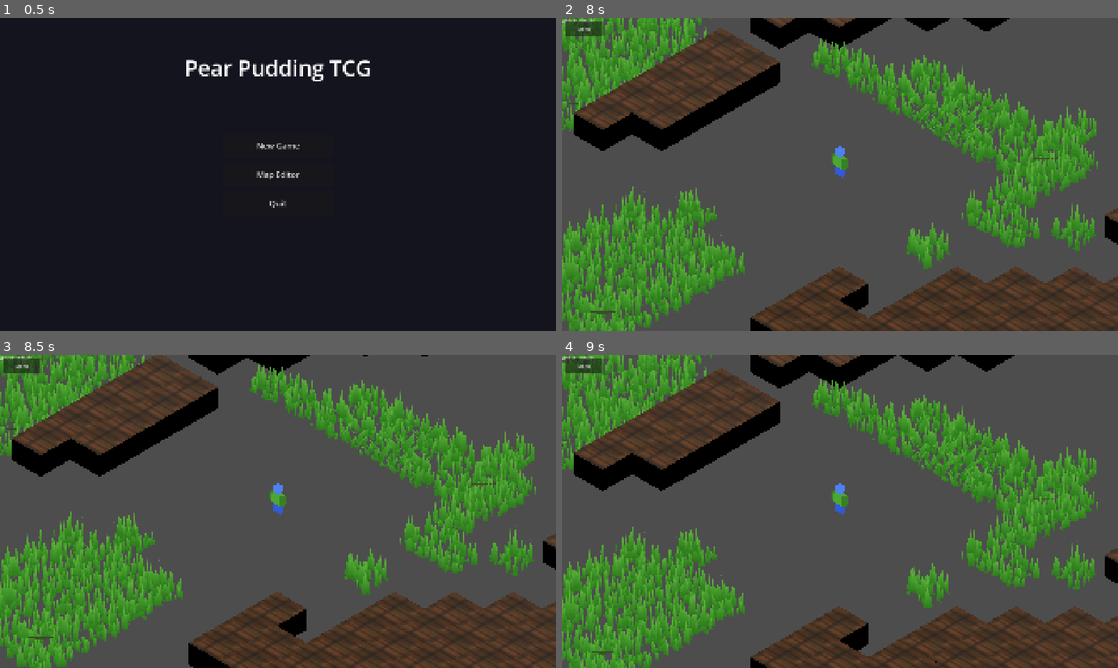
Above: before the commit, frames 1-4 (two rows, left to right).
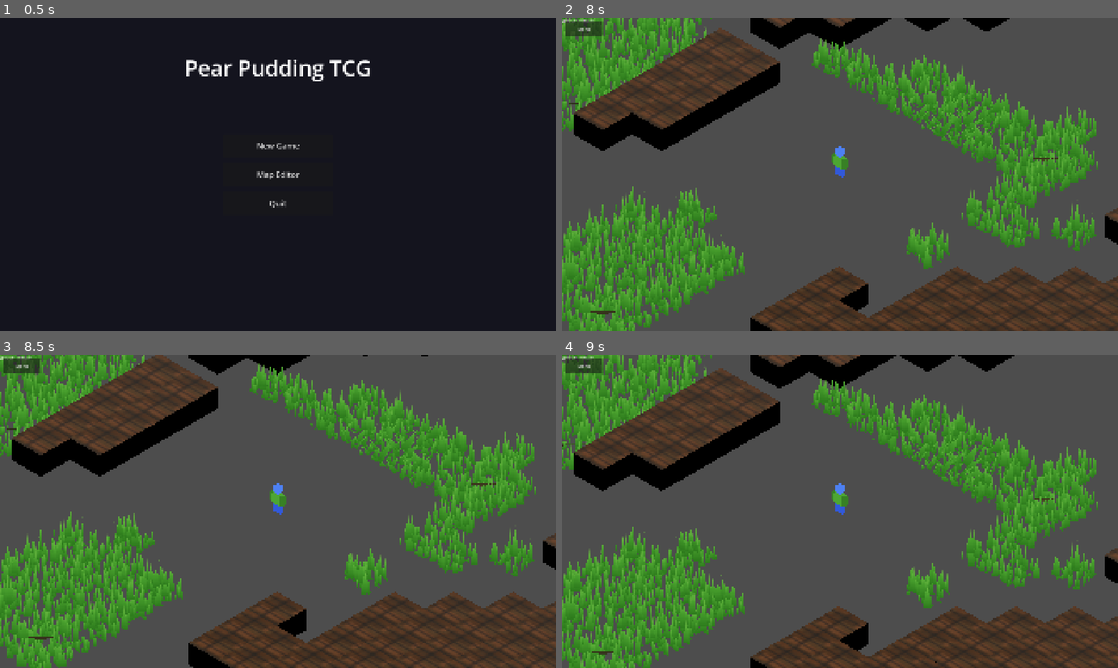
Above: after the commit, the same moments.

Repository: ChrisPauly97/pear-pudding-godot
Game: Godot game, scene res://scenes/ui/MenuScene.tscn
Two runs of this game, one before a commit and one after it. Both use one fixed random seed, a clock stepped at 60 frames per second and the inputs below.
Inputs (mouse positions are in pixels of both pictures, inside the frame that each line leads up to):
- Up to frame 1 (0.5 s): no input
- Up to frame 2 (8 s): click "New Game" at 0.5 s; click "Menu" at 1.25 s; click "New Game" at 2 s; tap Enter at 2.75 s; move the mouse to (962, 158) at 2.77 s; hold D (move_right) 2.78-3.5 s; hold E (interact) 2.78-3.5 s; click (962, 158) at 2.92 s; tap Space (jump) at 3.02, 6.02, 7.25 s; drag from (728, 190) to (812, 237) at 3.52 s; move the mouse to (895, 105) at 4.27 s; hold D (move_right) 4.28-5 s; tap 2 at 4.35 s; drag from (812, 237) to (673, 127) at 5.02 s; move the mouse to (1006, 221) at 5.77 s; hold A (move_left) 5.78-6.5 s; tap 4 at 5.85 s; drag from (673, 127) to (756, 96) at 6.52 s; move the mouse to (867, 174) at 7.27 s; hold S (move_down) from 7.28 s (still down); tap 6 at 7.35 s; click (867, 174) at 7.42 s
- Up to frame 3 (8.5 s): release S (move_down) at 8 s; drag from (194, 433) to (166, 527) at 8.02 s
- Up to frame 4 (9 s): move the mouse to (962, 495) at 8.77 s; hold W (move_up) from 8.78 s (still down); tap 8 at 8.85 s

Frame 1 is identical in both runs. In frame 2, less than 0.1% of the frame differs, in the area x 1-90%, y 27-95%; in frame 3, less than 0.1%, in the area x 1-90%, y 23-91%; in frame 4, less than 0.1%.

Commit message:
Add hill side texture and 3-way terrain blend seeded by world seed
Previously hills blended directly grass→hilltop, so the parabolic
rise had no visual distinction between slope and plateau.

Changes:
- TextureGen: add hill_side() — earthy brown dirt noise texture used
  on the steep rising sides of hills (base 68,52,28 → pale 130,105,62)
- terrain.gdshader: replace 2-way grass↔hill blend with a 3-zone blend
  that matches the hill's parabolic height profile:
    Zone 1 (v_blend ~0):        flat grass at hill foot
    Zone 2 (v_blend ~0.3-0.7): dirt/earth on steep sides
    Zone 3 (v_blend ~0.8-1.0): grassy plateau at hilltop
  Slope also drives Zone 2 so any near-vertical face shows dirt
  regardless of height, and Zone 3 is suppressed on steep faces.
- WorldScene._make_terrain_material(seed): accepts world seed so each
  world generates distinct grass/side/top noise textures; infinite mode
  passes WORLD_SEED, named maps use seed=0.

https://claude.ai/code/session_01Wwd5XBr7bsBGqBrtDfT2NK

Diff:
--- a/assets/shaders/terrain.gdshader
+++ b/assets/shaders/terrain.gdshader
@@ -1,11 +1,14 @@
 shader_type spatial;
 render_mode unshaded;
 
-// Vertex colour R channel: 0.0 = flat grass, 1.0 = hill top.
+// Vertex colour R channel: 0.0 = flat grass, 1.0 = hill plateau top.
 // Normals are computed from the height field and baked into the mesh.
 
-uniform sampler2D grass_texture  : source_color, hint_default_white;
-uniform sampler2D hill_texture   : source_color, hint_default_white;
+uniform sampler2D grass_texture     : source_color, hint_default_white;
+// Earthy dirt shown on the steep sides of hills (mid-height zone)
+uniform sampler2D hill_side_texture : source_color, hint_default_white;
+// Grassy top shown on the flat plateau of hills (high-height zone)
+uniform sampler2D hill_texture      : source_color, hint_default_white;
 
 // How many times the textures tile per world unit
 uniform float uv_scale : hint_range(0.05, 2.0) = 0.5;
@@ -15,7 +18,7 @@
 uniform vec4 sun_color   : source_color = vec4(1.0, 0.95, 0.8, 1.0);
 uniform vec4 ambient_col : source_color = vec4(0.3, 0.38, 0.45, 1.0);
 
-varying float v_blend;   // grass↔hill blend [0..1]
+varying float v_blend;   // height ratio [0=flat ground .. 1=hill plateau]
 varying vec3  v_normal_world;
 varying vec2  v_world_xz;
 
@@ -62,18 +65,30 @@
 	// Triplanar-style UV from world position so textures don't stretch on slopes
 	vec2 uv_xz = v_world_xz * uv_scale;
 
-	vec3 grass_col = texture(grass_texture, uv_xz).rgb;
-	vec3 hill_col  = texture(hill_texture,  uv_xz).rgb;
+	vec3 grass_col = texture(grass_texture,     uv_xz).rgb;
+	vec3 side_col  = texture(hill_side_texture, uv_xz).rgb;
+	vec3 top_col   = texture(hill_texture,      uv_xz).rgb;
 
-	// Slope computed from world normal — used to blend towards rocky on steep faces
-	float up_dot  = clamp(v_normal_world.y, 0.0, 1.0);
-	float slope   = 1.0 - up_dot;           // 0 = flat, 1 = vertical
+	// slope: 0 = facing straight up (flat), 1 = vertical face
+	float slope = 1.0 - clamp(v_normal_world.y, 0.0, 1.0);
 
-	// Steeper slopes look rockier regardless of height
-	float blend = max(v_blend, smoothstep(0.4, 0.75, slope));
-	blend = smoothstep(0.15, 0.75, blend);  // soft threshold
+	// --- Three-zone blend matching the parabolic hill profile ---
+	// Zone 1: grass base (v_blend ~0) — flat ground at hill foot
+	// Zone 2: dirt slope (v_blend ~0.3-0.7) — the steep rising sides
+	// Zone 3: grassy plateau (v_blend ~0.8-1.0, slope low) — hilltop
 
-	vec3 base_col = mix(grass_col, hill_col, blend);
+	// grass → side: driven by height rising up the hill + slope boost
+	float t_side = max(
+		smoothstep(0.05, 0.55, v_blend),    // height climbing the hill
+		smoothstep(0.35, 0.70, slope)        // steep face → always dirt
+	);
+
+	// side → top: height reaching the plateau, suppressed on steep faces
+	float t_top = smoothstep(0.60, 0.92, v_blend)
+	            * (1.0 - smoothstep(0.35, 0.70, slope));
+
+	vec3 base_col = mix(grass_col, side_col, t_side);
+	base_col = mix(base_col, top_col, t_top);
 
 	// Simple directional light baked from normal
 	vec3 n  = normalize(v_normal_world);
--- a/game_logic/TextureGen.gd
+++ b/game_logic/TextureGen.gd
@@ -19,6 +19,14 @@
 	if _cache.has(key):
 		return _cache[key]
 	var tex: NoiseTexture2D = _make_hill_noise(seed)
+	_cache[key] = tex
+	return tex
+
+static func hill_side(seed: int = 55555) -> NoiseTexture2D:
+	var key: String = "hill_side_%d" % seed
+	if _cache.has(key):
+		return _cache[key]
+	var tex: NoiseTexture2D = _make_hill_side_noise(seed)
 	_cache[key] = tex
 	return tex
 
@@ -80,6 +88,32 @@
 		Color8(120, 90, 50, 255),    # dark dirt-grass transition
 		Color8(105, 158, 65, 255),   # hill grass
 		Color8(111, 164, 71, 255),   # bright hill grass
+	])
+
+	var tex := NoiseTexture2D.new()
+	tex.noise = noise
+	tex.color_ramp = grad
+	tex.width = 64
+	tex.height = 64
+	tex.generate_mipmaps = true
+	tex.seamless = true
+	return tex
+
+# ── Hill side: earthy brown dirt for steep slopes ────────────────────────
+
+static func _make_hill_side_noise(seed: int) -> NoiseTexture2D:
+	var noise := FastNoiseLite.new()
+	noise.noise_type = FastNoiseLite.TYPE_SIMPLEX_SMOOTH
+	noise.seed = seed
+	noise.frequency = 0.09
+
+	var grad := Gradient.new()
+	grad.offsets = PackedFloat32Array([0.0, 0.3, 0.7, 1.0])
+	grad.colors = PackedColorArray([
+		Color8(68,  52, 28, 255),   # dark earth
+		Color8(98,  76, 42, 255),   # earth
+		Color8(118, 93, 52, 255),   # light earth
+		Color8(130, 105, 62, 255),  # pale earth / exposed root
 	])
 
 	var tex := NoiseTexture2D.new()
--- a/scenes/world/WorldScene.gd
+++ b/scenes/world/WorldScene.gd
@@ -70,7 +70,7 @@
 	add_child(_entity_root)
 
 	if infinite:
-		_terrain_mat = _make_terrain_material()
+		_terrain_mat = _make_terrain_material(WORLD_SEED)
 		_build_grass_blades_node()
 		_spawn_player_infinite()
 		_update_chunks()
@@ -354,11 +354,12 @@
 	mi.material_override = _make_terrain_material()
 	_tile_meshes.add_child(mi)
 
-func _make_terrain_material() -> ShaderMaterial:
+func _make_terrain_material(seed: int = 0) -> ShaderMaterial:
 	var mat := ShaderMaterial.new()
 	mat.shader = load("res://assets/shaders/terrain.gdshader") as Shader
-	mat.set_shader_parameter("grass_texture", TextureGen.grass())
-	mat.set_shader_parameter("hill_texture",  TextureGen.hill_top())
+	mat.set_shader_parameter("grass_texture",     TextureGen.grass(seed))
+	mat.set_shader_parameter("hill_side_texture", TextureGen.hill_side(seed + 1))
+	mat.set_shader_parameter("hill_texture",      TextureGen.hill_top(seed + 2))
 	mat.set_shader_parameter("uv_scale", 0.5)
 	return mat
 
